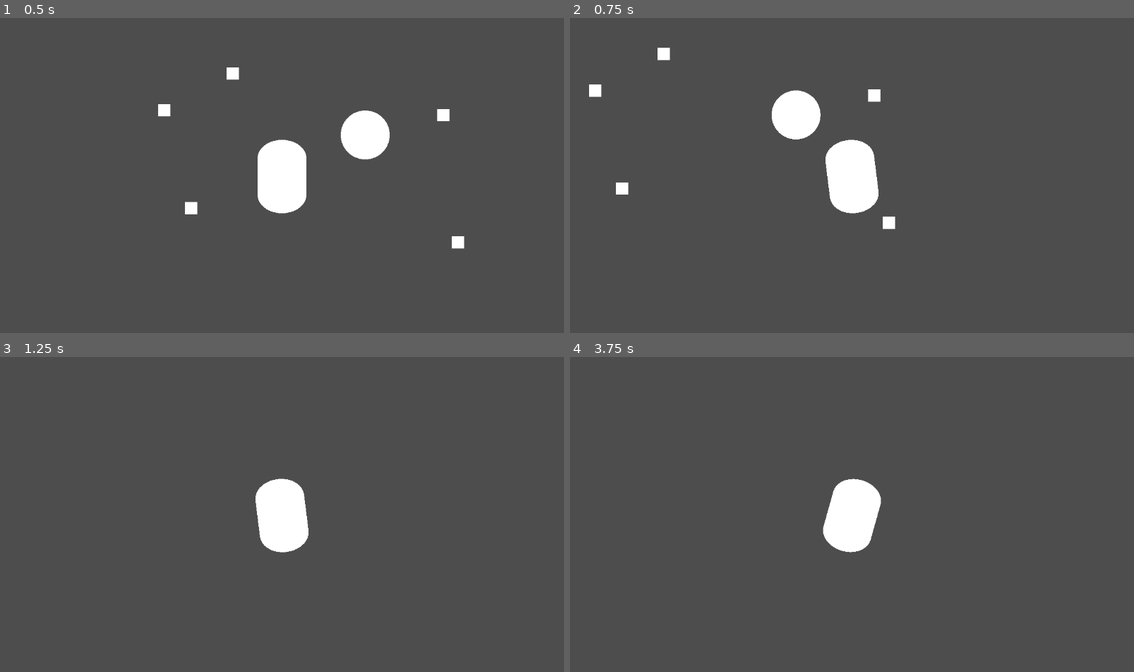
Above: before the commit, frames 1-4 (two rows, left to right).
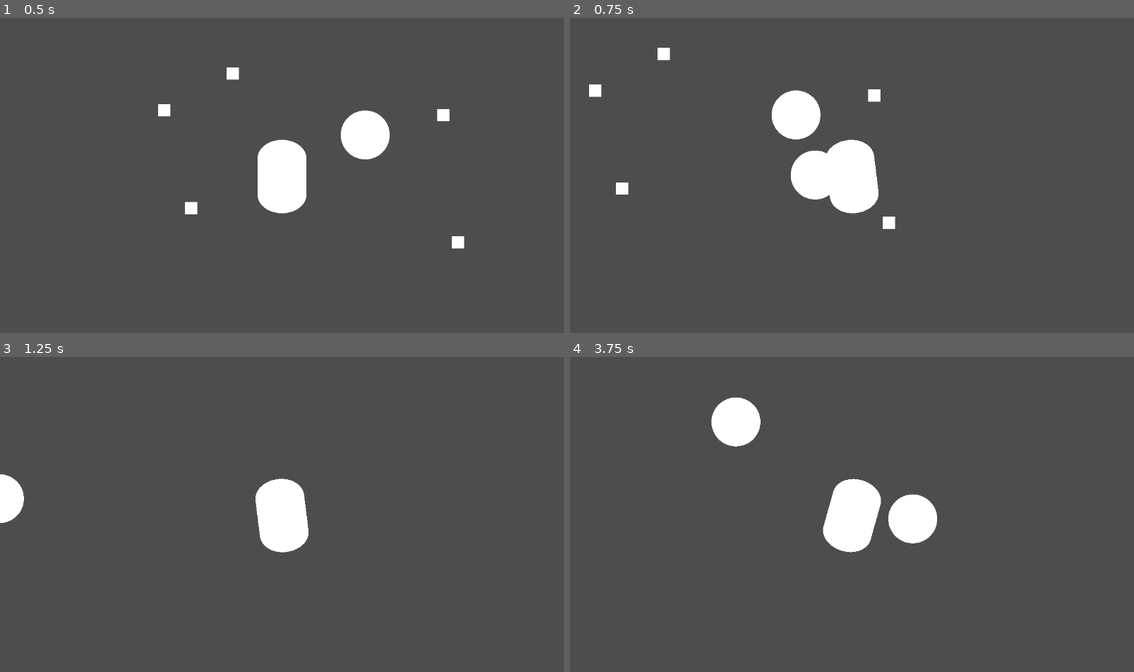
Above: after the commit, the same moments.

Repository: MightyShrimpStudio/WhoFriedUncleJhon
Game: Godot game, scene res://test_levels/test_level.tscn
Two runs of this game, one before a commit and one after it. Both use one fixed random seed, a clock stepped at 60 frames per second and the inputs below.
Inputs (mouse positions are in pixels of both pictures, inside the frame that each line leads up to):
- Up to frame 1 (0.5 s): no input
- Up to frame 2 (0.75 s): tap Enter at 0.5 s; move the mouse to (976, 159) at 0.52 s; hold Right (ui_right) from 0.53 s (still down); click (976, 159) at 0.67 s
- Up to frame 3 (1.25 s): keep holding Right (ui_right)
- Up to frame 4 (3.75 s): move the mouse to (739, 530) at 1.27 s; release Right (ui_right) at 1.28 s; hold Down (ui_down) 1.28-2.03 s; click (739, 530) at 1.42 s; tap Space at 2 s; move the mouse to (908, 445) at 2.02 s; hold Right (ui_right) 2.03-2.78 s; click (908, 445) at 2.17 s; move the mouse to (823, 577) at 2.77 s; hold Up (ui_up) 2.78-3.53 s; click (823, 577) at 2.92 s; move the mouse to (1021, 561) at 3.52 s; hold Left (ui_left) from 3.53 s (still down); click (1021, 561) at 3.67 s

Frame 1 is identical in both runs. In frame 2, 0.9% of the frame differs, in the area x 39-47%, y 42-58%; in frame 3, 0.5%; in frame 4, 2.2%, in the area x 25-66%, y 12-60%.

Commit message:
Add Shooting and Game Master

Diff:
--- a/WhoFriedUncleJhon/scripts/character/PlayerCharacter.gd
+++ b/WhoFriedUncleJhon/scripts/character/PlayerCharacter.gd
@@ -1,17 +1,23 @@
 extends CharacterBody2D
 
+class_name PlayerCharacter
 
 const SPEED = 300.0
 
-var ray_cast: RayCast2D
-
-func _ready():
-	ray_cast = find_child("RayCast2D")
+signal shoot(bullet, direction, location)
+var Bullet = preload("res://scripts/weapon/Bullet.tscn")
+var is_mouse_press_registered: bool = false
 
 func _physics_process(delta):
 
 	var look_vec = get_global_mouse_position() - global_position
 	global_rotation = atan2(look_vec.y, look_vec.x)
+
+	if Input.is_mouse_button_pressed(MOUSE_BUTTON_LEFT) && !is_mouse_press_registered:
+		shoot.emit(Bullet, rotation, position)
+		is_mouse_press_registered = true
+	elif !Input.is_mouse_button_pressed(MOUSE_BUTTON_LEFT) && is_mouse_press_registered:
+		is_mouse_press_registered = false
 
 	var horizontal_direction = Input.get_axis("ui_left", "ui_right")
 	var vertical_direction = Input.get_axis("ui_up", "ui_down")
--- /dev/null
+++ b/WhoFriedUncleJhon/scripts/game_master/GameMaster.gd
@@ -0,0 +1,14 @@
+extends Node
+
+var playerCharacter: PlayerCharacter
+
+func _ready():
+	playerCharacter = find_child("PlayerCharacter")
+	playerCharacter.shoot.connect(_on_player_shoot)
+
+func _on_player_shoot(Bullet, direction, location):
+	var spawned_bullet = Bullet.instantiate()
+	add_child(spawned_bullet)
+	spawned_bullet.rotation = direction
+	spawned_bullet.position = location
+	spawned_bullet.velocity = spawned_bullet.velocity.rotated(direction)
--- a/WhoFriedUncleJhon/scripts/weapon/Bulet.tscn
+++ /dev/null
@@ -1,3 +0,0 @@
-[gd_scene format=3 uid="uid://dckxp127hbtat"]
-
-[node name="Bulet" type="Node2D"]
--- /dev/null
+++ b/WhoFriedUncleJhon/scripts/weapon/Bullet.gd
@@ -0,0 +1,6 @@
+extends Area2D
+
+var velocity = Vector2.RIGHT * 100
+
+func _physics_process(delta):
+	position += velocity * delta
--- /dev/null
+++ b/WhoFriedUncleJhon/scripts/weapon/Bullet.tscn
@@ -0,0 +1,18 @@
+[gd_scene load_steps=4 format=3 uid="uid://dckxp127hbtat"]
+
+[ext_resource type="Script" path="res://scripts/weapon/Bullet.gd" id="1_fhki6"]
+
+[sub_resource type="SphereMesh" id="SphereMesh_yipak"]
+
+[sub_resource type="CircleShape2D" id="CircleShape2D_xshxa"]
+
+[node name="Bullet" type="Area2D"]
+script = ExtResource("1_fhki6")
+
+[node name="MeshInstance2D" type="MeshInstance2D" parent="."]
+position = Vector2(2.38419e-07, 3.48687e-06)
+scale = Vector2(20.0227, 20)
+mesh = SubResource("SphereMesh_yipak")
+
+[node name="CollisionShape2D" type="CollisionShape2D" parent="."]
+shape = SubResource("CircleShape2D_xshxa")
--- a/WhoFriedUncleJhon/test_levels/test_level.tscn
+++ b/WhoFriedUncleJhon/test_levels/test_level.tscn
@@ -1,10 +1,12 @@
-[gd_scene load_steps=4 format=3 uid="uid://dd37f2caadq6i"]
+[gd_scene load_steps=5 format=3 uid="uid://dd37f2caadq6i"]
 
+[ext_resource type="Script" path="res://scripts/game_master/GameMaster.gd" id="1_5srhf"]
 [ext_resource type="PackedScene" uid="uid://c5cvno2qvvjq0" path="res://scripts/character/PlayerCharacter.tscn" id="1_ru7de"]
 [ext_resource type="PackedScene" uid="uid://cstiwprowwadb" path="res://scripts/terrain/Wall.tscn" id="2_joe7i"]
 [ext_resource type="PackedScene" uid="uid://cb2rdpckdhc13" path="res://scripts/character/enemy_character.tscn" id="3_4xru1"]
 
 [node name="TestLevel" type="Node2D"]
+script = ExtResource("1_5srhf")
 
 [node name="PlayerCharacter" parent="." instance=ExtResource("1_ru7de")]
 motion_mode = 1
